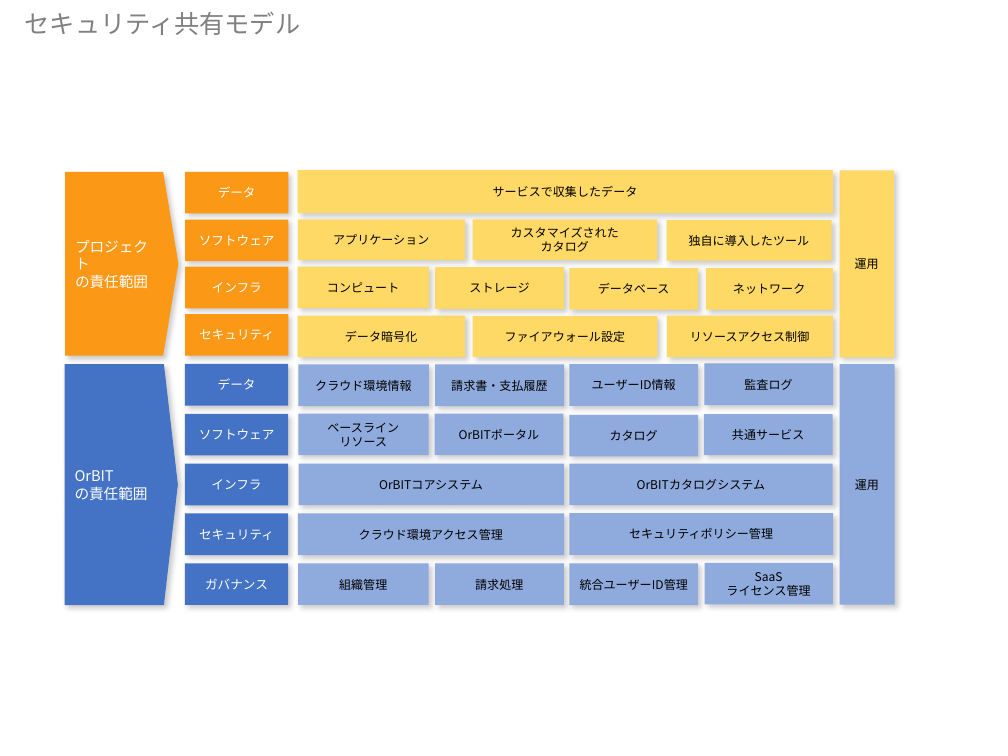
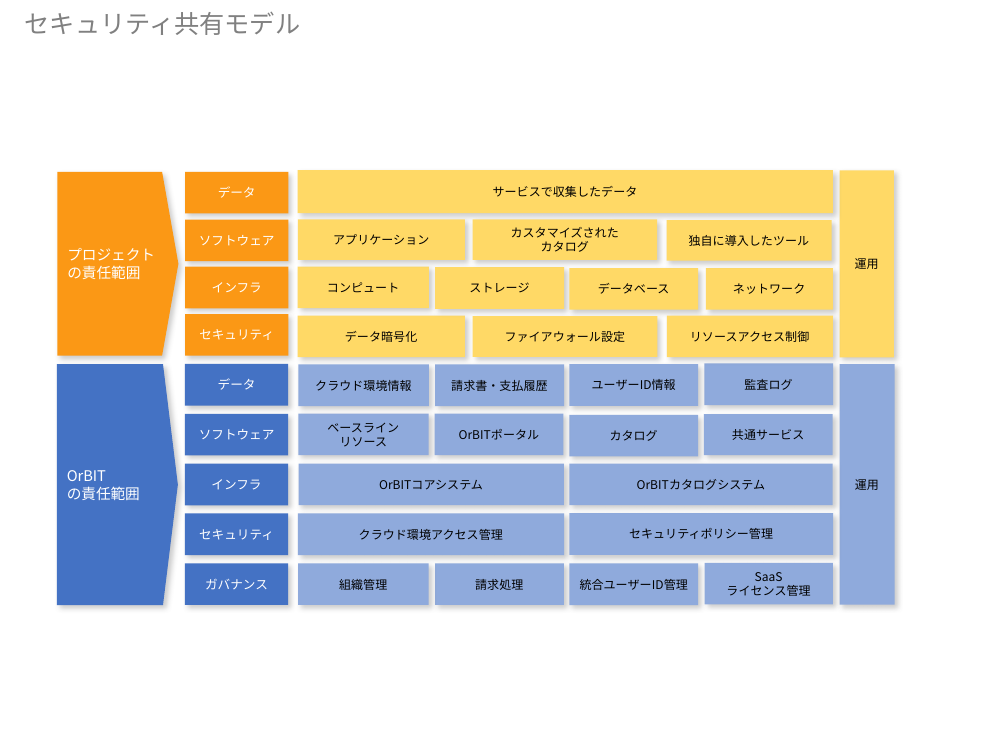
Before and after one commit to shimizu-jkc/orbit-portal-frontend, a slide deck: slide 4 of figure/orbit_figure.pptx. Drawn at 1008x756 pixels with LibreOffice and Linux fonts; fonts in the diff are those of the drawing. Boxes give left, top, right and bottom in pixels: in the first picture for what was removed or moved away, otherwise in the second. Text is boxed around its words. In the diff, an @@ line names an element or a change of style, - is before the commit and + after.

```diff
--- a/figure/orbit_figure.pptx
+++ b/figure/orbit_figure.pptx
@@ pentagon arrow "プロジェクト": place and size @@
-pentagon arrow "プロジェクト" at <box>66,171,178,356</box>
+pentagon arrow "プロジェクト" at <box>57,171,178,356</box>
@@ pentagon arrow "OrBIT": place and size @@
-pentagon arrow "OrBIT" at <box>65,364,177,605</box>
+pentagon arrow "OrBIT" at <box>57,364,178,605</box>
```
Also in this commit, not shown: 1 other slide changed, 15 other files.
